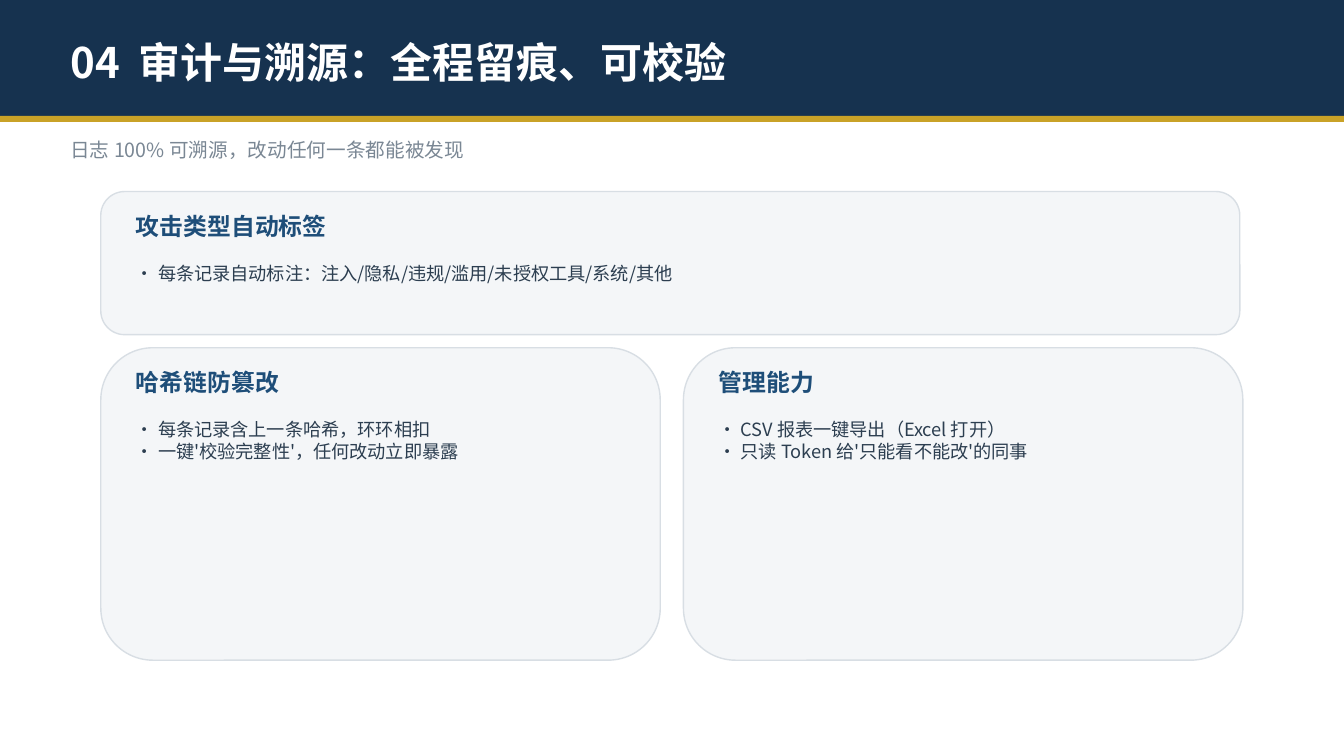
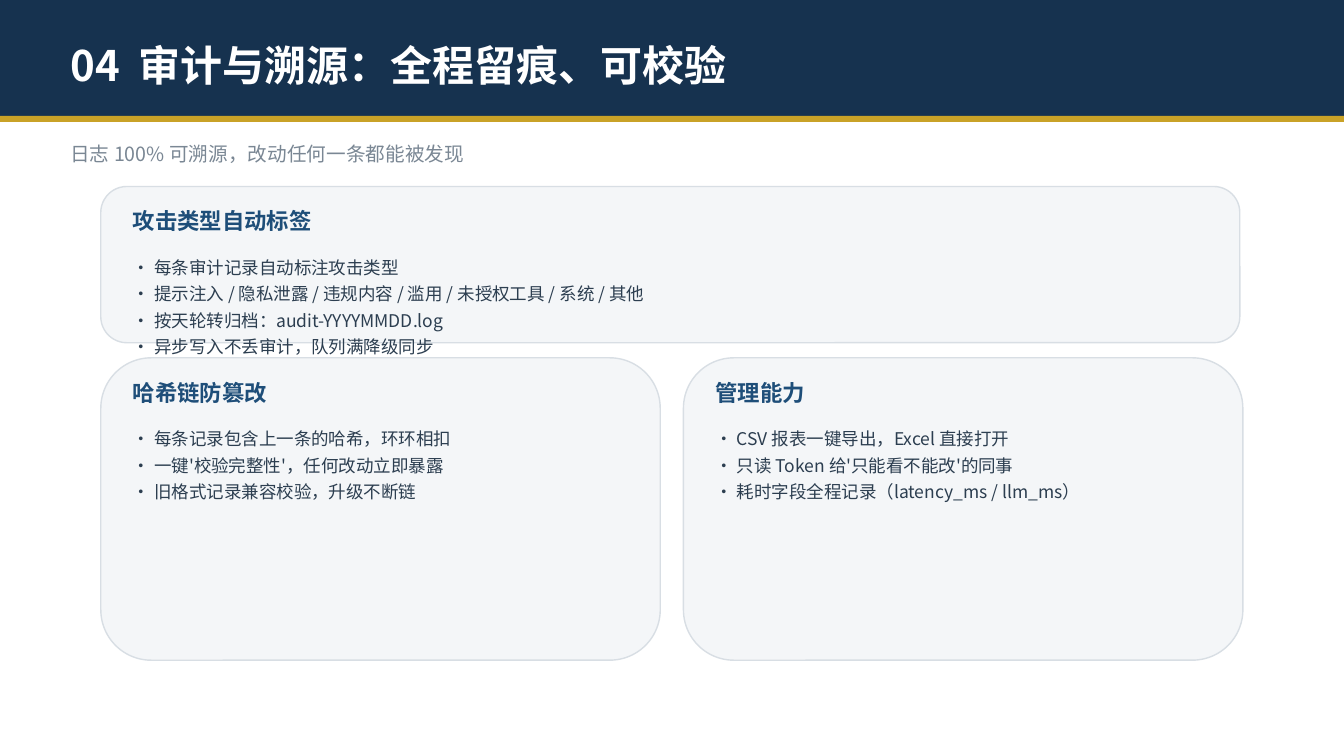
Before and after one commit to zhengyucheng-ktt/security-guard-agent, a slide deck: slide 12 of 安全交互守护智能体-演示.pptx. Drawn at 1344x756 pixels with LibreOffice and Linux fonts; fonts in the diff are those of the drawing. Boxes give left, top, right and bottom in pixels: in the first picture for what was removed or moved away, otherwise in the second. Text is boxed around its words. In the diff, an @@ line names an element or a change of style, - is before the commit and + after.

```diff
--- a/安全交互守护智能体-演示.pptx
+++ b/安全交互守护智能体-演示.pptx
@@ text "04 审计与溯源：全程留痕、可校验" at <box>70,45,727,85</box>: line spacing 1 to 1.15 @@
@@ text "日志 100% 可溯源，改动任何一条都能被发现" at <box>70,144,464,163</box>: line spacing 1 to 1.15 @@
@@ rounded rectangle: place and size @@
-rounded rectangle at <box>101,192,1240,335</box>
+rounded rectangle at <box>101,187,1240,343</box>
@@ size 17 to 16 pt; line spacing 1 to 1.15 in 3 elements at <box>133,382,267,403</box>, <box>716,382,805,403</box>, <box>133,210,312,231</box> @@
@@ text at <box>154,259,644,355</box>: text changed; size 13 to 12.5 pt @@
-• 每条记录自动标注：注入/隐私/违规/滥用/未授权工具/系统/其他
+• 每条审计记录自动标注攻击类型
+• 提示注入 / 隐私泄露 / 违规内容 / 滥用 / 未授权工具 / 系统 / 其他
+• 按天轮转归档：audit-YYYYMMDD.log
+• 异步写入不丢审计，队列满降级同步
@@ rounded rectangle: place and size @@
-rounded rectangle at <box>101,348,660,660</box>
+rounded rectangle at <box>101,358,660,660</box>
@@ rounded rectangle: place and size @@
-rounded rectangle at <box>684,348,1243,660</box>
+rounded rectangle at <box>684,358,1243,660</box>
@@ text "哈希链防篡改": place and size @@
-text "哈希链防篡改" at <box>136,370,279,393</box>
+text "哈希链防篡改" at <box>133,382,267,403</box>
@@ text "管理能力": place and size @@
-text "管理能力" at <box>719,370,814,393</box>
+text "管理能力" at <box>716,382,805,403</box>
@@ text at <box>154,430,451,447</box>: text changed; size 13 to 12.5 pt @@
-• 每条记录含上一条哈希，环环相扣
+• 每条记录包含上一条的哈希，环环相扣
@@ text at <box>737,430,1009,447</box>: text changed; size 13 to 12.5 pt @@
-• CSV 报表一键导出（Excel 打开）
+• CSV 报表一键导出，Excel 直接打开
@@ text at <box>154,457,443,474</box>: size 13 to 12.5 pt in "• 一键'校验完整性'，任何改动立即暴露"; line spacing 1 to 1.25 @@
@@ text at <box>737,457,1013,474</box>: size 13 to 12.5 pt in "• 只读 Token 给'只能看不能改'的同事"; line spacing 1 to 1.25 @@
@@ text at <box>154,483,416,500</box>: paragraph added @@
+• 旧格式记录兼容校验，升级不断链
@@ text at <box>737,483,1080,502</box>: paragraph added @@
+• 耗时字段全程记录（latency_ms / llm_ms）
```
Also in this commit, not shown: 16 other slides changed, 9 other files.
